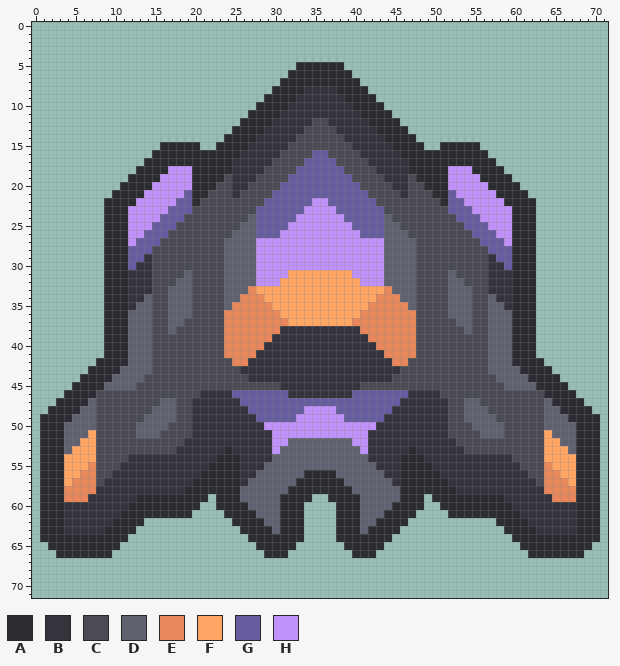
Sprite sheet, stored at sprites/units/discharge-full.png. That is the earlier state.
The file is 72x72 pixels.
Palette (. is transparent): A #2d2c32  B #35333b  C #4a4b53  D #5f616f  E #e7885c  F #ffa665  G #665c9f  H #bf92f9
Once edited:
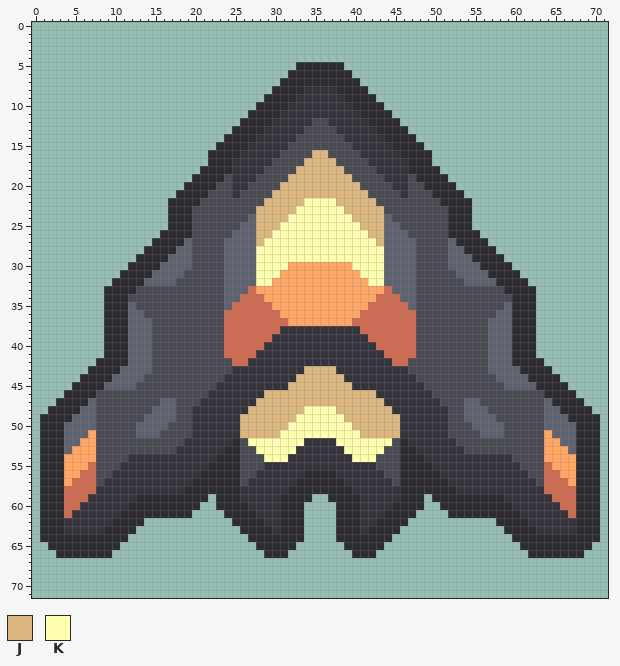
Colours new in this view: J #dbb67f  K #feffae
The exact change:
colour E: #e7885c -> #d06b53
Changed rows in their new state; - is a pixel that keeps its letter.
first column x 9:
15 -------.....------------------------------.....-------
16 ------.......-------------JJ-------------.......------
17 -----........------------JJJJ------------........-----
18 ----........------------JJJJJJ------------........----
19 ---........------------JJJJJJJJ------------........---
20 --........A-----------JJJJJJJJJJ-----------A........--
21 -........AA----------JJJJJJJJJJJJ----------AA........-
22 ........AAA---------JJJJJKKKKJJJJJ---------AAA........
23 ........AAA--------JJJJJKKKKKKJJJJJ--------AAA........
24 ........AAA--------JJJJKKKKKKKKJJJJ--------AAA........
25 ........AAA--------JJJKKKKKKKKKKJJJ--------AAA........
26 .......AAAA--------JJKKKKKKKKKKKKJJ--------AAAA.......
27 ......AAAAD--------JKKKKKKKKKKKKKKJ--------DAAAA......
28 .....AAAADD--------KKKKKKKKKKKKKKKK--------DDAAAA.....
29 ....AAAADDD--------KKKKKKKKKKKKKKKK--------DDDAAAA....
30 ...AAAADDDD--------KKKKFFFFFFFFKKKK--------DDDDAAAA...
31 ..-AAADDDDC--------KKKF--------FKKK--------CDDDDAAA-..
32 .--AADDDDCC--------KKF----------FKK--------CCDDDDAA--.
33 ---ACC--CCC--------------------------------CCC--CCA---
34 ---CCC--CCC--------------------------------CCC--CCC---
35 ---DCC--CCC--------------------------------CCC--CCD---
36 -----C--CCC--------------------------------CCC--C-----
37 --------CC----------------------------------CC--------
38 --------C------------------------------------C--------
first column x 4:
43 ---------------------B--------JJJJ--------B---------------------
44 --------------------BBB------JJJJJJ------BBB--------------------
45 -------------------BBBBBBBB-JJJJJJJJ-BBBBBBBB-------------------
46 -----------------C---BBBBJJJJJJJJJJJJJJBBBB---C-----------------
47 ----------------C-----BBJJJJJJJJJJJJJJJJBB-----C----------------
48 -----------------------JJJJJJJKKKKJJJJJJJ-----------------------
49 ----------------------JJJJJJJKKKKKKJJJJJJJ----------------------
50 ----------------------JJJJJJKKKKKKKKJJJJJJ----------------------
51 ----------------------JJJJJKKKKKKKKKKJJJJJ----------------------
52 ---------------------ACKKKKKKKBBBBKKKKKKKCA---------------------
53 ---------------------ACCKKKKKBBBBBBKKKKKCCA---------------------
54 ----------------------CCCKKKBBBBBBBBKKKCCC----------------------
55 ----------------------CCCBBBBBBBBBBBBBBCCC----------------------
56 ----------------------CCBBBBBB----BBBBBBCC----------------------
57 ----------------------CBBBBBB------BBBBBBC----------------------
58 ----------------------BBBBBB--------BBBBBB----------------------
59 ----------------------BBBBB----------BBBBB----------------------
60 EE---------------------BBBB----------BBBB---------------------EE
61 E-----------------------BBB----------BBB-----------------------E
62 -------------------------BB----------BB-------------------------
63 --------------------------B----------B--------------------------
Boxes around the changes in both pictures, in picture pixels (x1, y1, x2, y2):
changed: (104, 142, 536, 534)
changed: (64, 462, 96, 518)
changed: (544, 462, 576, 518)
